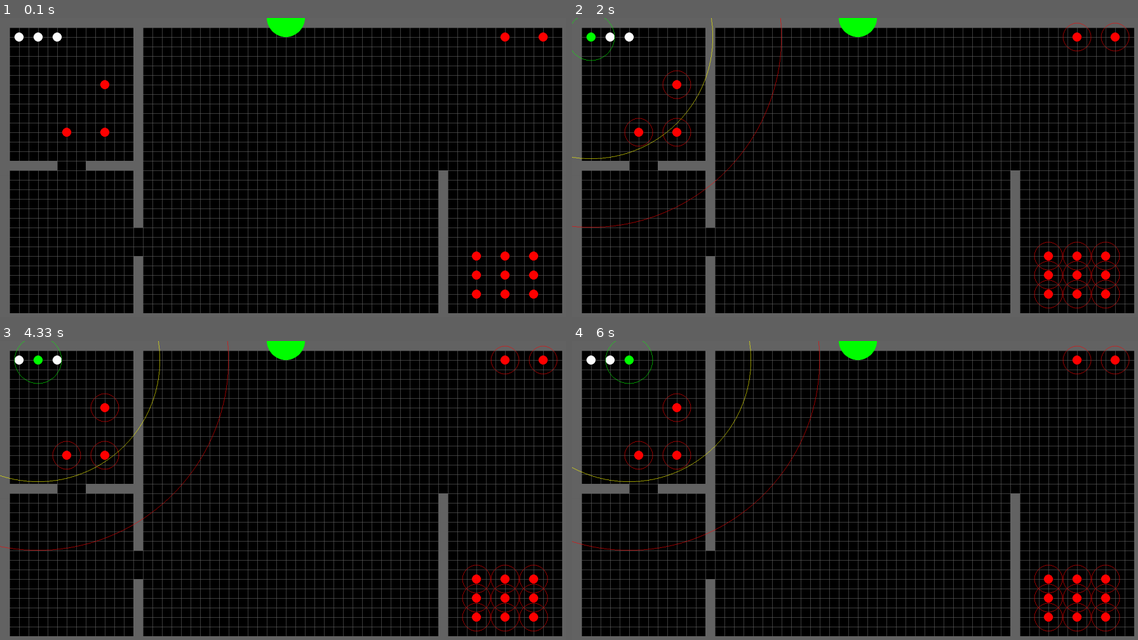
Above: before the commit, frames 1-4 (two rows, left to right).
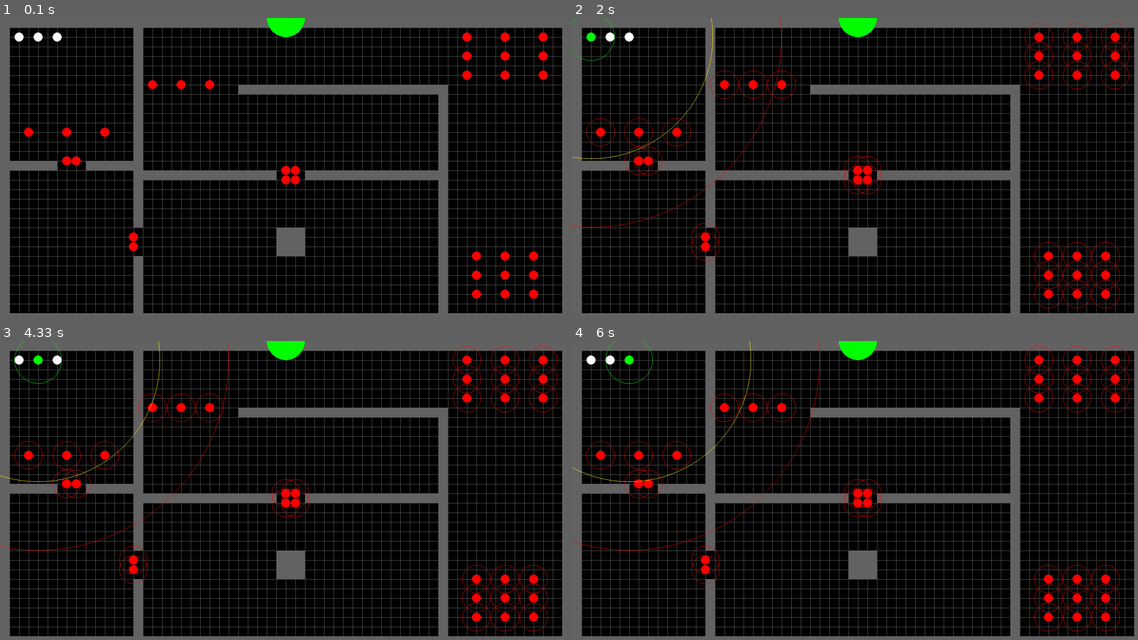
Above: after the commit, the same moments.

Repository: MarcSlakey/40k
Game: pygame game, started from pygame/main.py
Two runs of this game, one before a commit and one after it. Both use one fixed random seed, a clock stepped at 60 frames per second and the inputs below.
Inputs (mouse positions are in pixels of both pictures, inside the frame that each line leads up to):
- Up to frame 1 (0.1 s): no input
- Up to frame 2 (2 s): tap Enter at 0.33, 1 s; click (611, 35) at 0.72 s; press the mouse at (628, 35) at 1.37 s; move the mouse to (804, 77) at 1.47 s; release the mouse at (979, 116) at 1.6 s; click (588, 35) at 1.72 s
- Up to frame 3 (4.33 s): press the mouse at (56, 358) at 2.03 s; move the mouse to (73, 385) at 2.13 s; release the mouse at (84, 409) at 2.27 s; click (16, 358) at 2.88 s; press the mouse at (56, 358) at 3.2 s; move the mouse to (90, 424) at 3.3 s; release the mouse at (124, 487) at 3.43 s; click (39, 358) at 4.05 s
- Up to frame 4 (6 s): press the mouse at (611, 358) at 4.37 s; move the mouse to (645, 421) at 4.47 s; release the mouse at (679, 487) at 4.6 s; click (628, 358) at 5.72 s

The runs differ from the first frame. In frame 1, 4.4% of the frame differs, in the area x 4-97%, y 4-80%; in frame 2, 5.2%, in the area x 2-99%, y 1-82%; in frame 3, 5.2%; in frame 4, 5.2%.

Commit message:
Implemented rudimentary phase progression on Enter key press (based on unit cohesion), simplified readme, added to the map

Diff:
--- a/pygame/main.py
+++ b/pygame/main.py
@@ -85,6 +85,16 @@
 			print("Max_move after reset: {}.".format(self.selected_model.max_move))
 			print("Sprite location after reset: ({},{})".format(self.selected_model.x, self.selected_model.y))
 
+	def refresh_moves(self):
+		unit_cohesions = []
+		for sprite in self.selectable_models:
+			unit_cohesions.append(sprite.cohesion)
+		if all(unit_cohesions):
+			for sprite in self.selectable_models:
+				sprite.max_move = sprite.original_max_move
+				sprite.original_pos = (sprite.x, sprite.y)
+
+
 	#Game Loop - Event Handling
 	def events(self):
 		if self.current_phase == "move_phase":
@@ -99,6 +109,8 @@
 					keys = pygame.key.get_pressed()
 					if self.selected_model != None and keys[pygame.K_SPACE]:
 						self.reset_moves()
+					elif self.selected_model != None and keys[pygame.K_RETURN]:
+						self.refresh_moves()
 
 				#Mouse event handling
 				elif event.type == pygame.MOUSEBUTTONUP:
--- a/pygame/map.txt
+++ b/pygame/map.txt
@@ -1,28 +1,28 @@
 111111111111111111111111111111111111111111111111111111111111
 1.............1............................................1
-1.............1......................................X...X.1
+1.............1..................................X...X...X.1
 1.............1............................................1
+1.............1..................................X...X...X.1
 1.............1............................................1
-1.............1............................................1
-1.............1............................................1
-1..........X..1............................................1
-1.............1............................................1
-1.............1............................................1
-1.............1............................................1
-1.............1............................................1
-1......X...X..1............................................1
-1.............1............................................1
-1.............1............................................1
-111111...111111............................................1
+1.............1..................................X...X...X.1
+1.............1.X..X..X..1111111111111111111111............1
 1.............1...............................1............1
 1.............1...............................1............1
 1.............1...............................1............1
 1.............1...............................1............1
+1..X...X...X..1...............................1............1
 1.............1...............................1............1
 1.............1...............................1............1
-1.............................................1............1
-1.............................................1............1
-1.............................................1............1
+111111.XX111111...............................1............1
+1.............111111111111111.XX111111111111111............1
+1.............1...............XX..............1............1
+1.............1...............................1............1
+1.............1...............................1............1
+1.............1...............................1............1
+1.............1...............................1............1
+1............................111..............1............1
+1.............X..............111..............1............1
+1.............X..............111..............1............1
 1.............1...............................1...X..X..X..1
 1.............1...............................1............1
 1.............1...............................1...X..X..X..1
Not shown, changed: pygame/README.md
